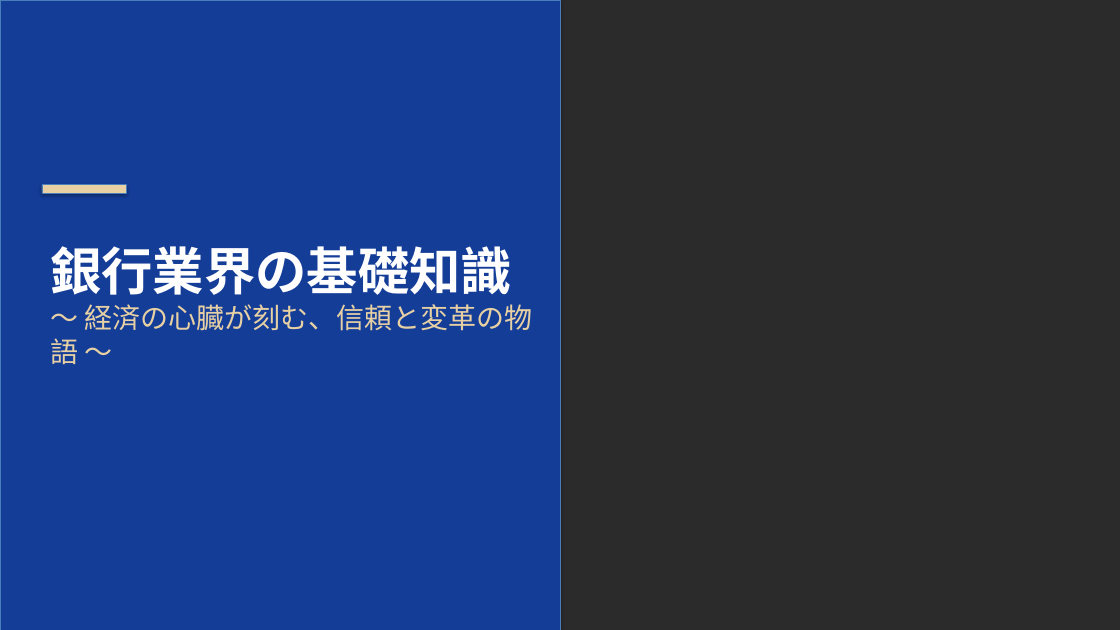
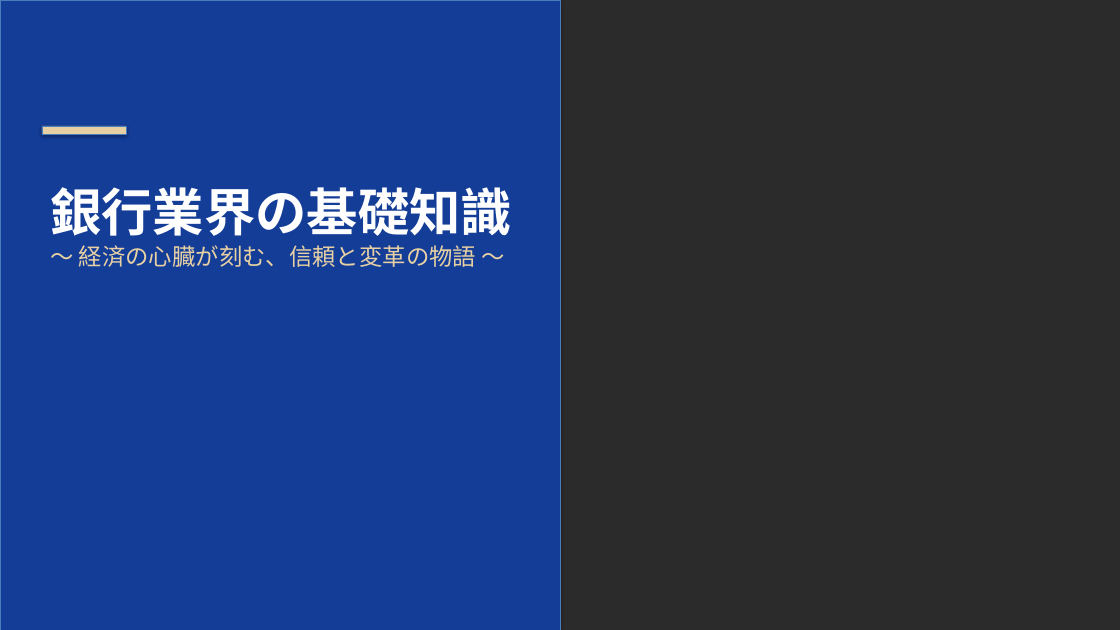
Before and after one commit to xilicrysta/bank-pptx, a slide deck: slide 1 of bank_industry_presentation.pptx. Drawn at 1120x630 pixels with LibreOffice and Linux fonts; fonts in the diff are those of the drawing; background and template pictures are left out; a plain dark background stands for a picture behind light text. Boxes give left, top, right and bottom in pixels: in the first picture for what was removed or moved away, otherwise in the second. Text is boxed around its words. In the diff, an @@ line names an element or a change of style, - is before the commit and + after.

Commit message:
Restructure Index and slide titles based on content; refine cover layout

```diff
--- a/bank_industry_presentation.pptx
+++ b/bank_industry_presentation.pptx
@@ rectangle: place and size @@
-rectangle at (42,185,126,193)
+rectangle at (42,126,126,134)
@@ text "銀行業界の基礎知識": place and size @@
-text "銀行業界の基礎知識" at (50,246,532,365)
+text "銀行業界の基礎知識" at (50,187,512,267)
@@ text at (50,245,504,267): size 24 to 20 pt in "〜 経済の心臓が刻む、信頼と変革の物語 〜" @@
```
Also in this commit, not shown: 11 other slides changed, 1 other file.
